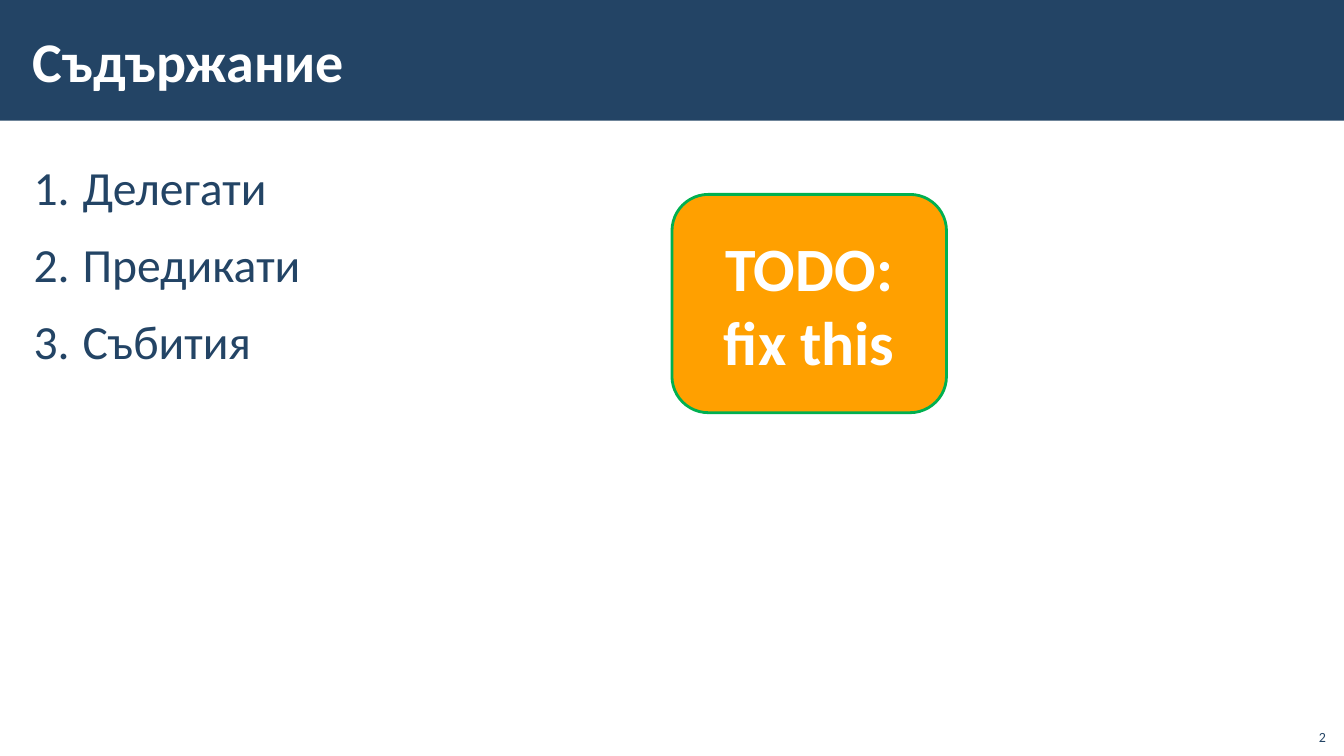
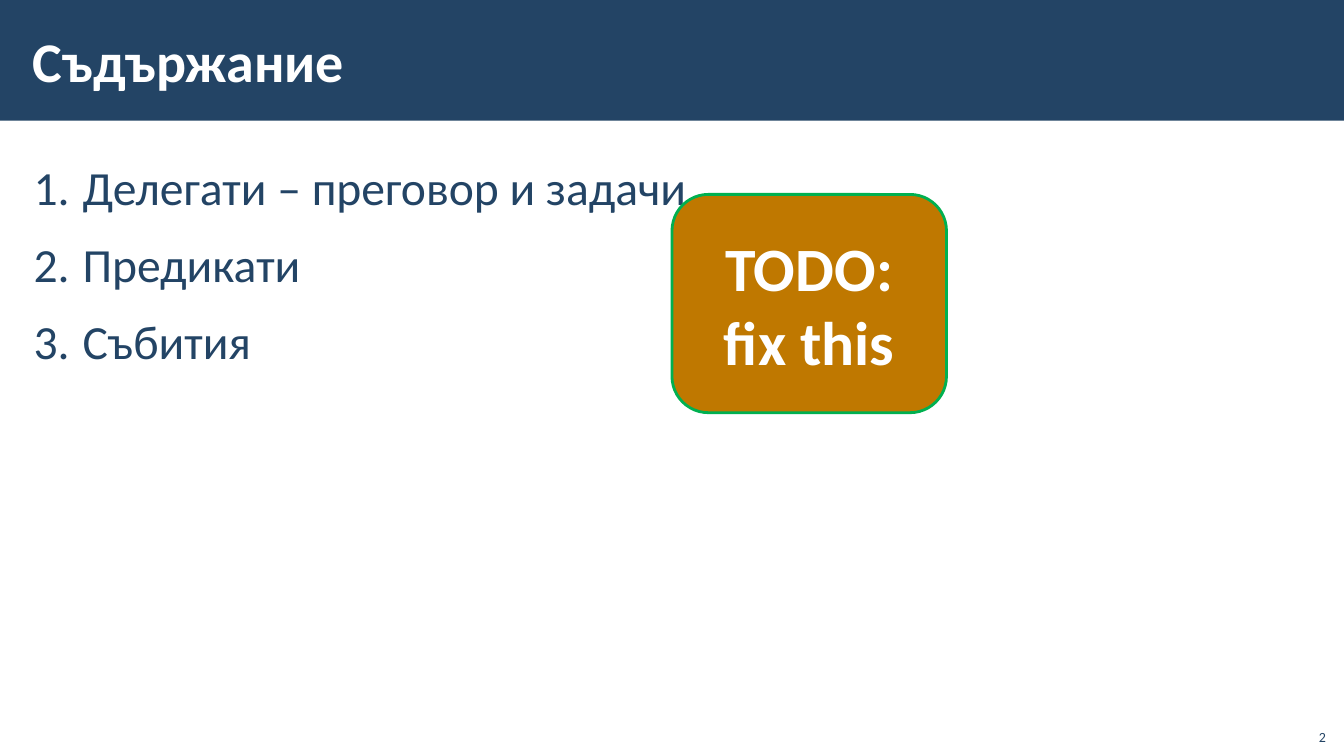
Before and after one commit to BG-IT-Edu/School-Programming, a slide deck: slide 2 of Courses/Software-Sciences/Module-1-OOP/12.2-Delegates-and-Events-Advanced/12.2-Delegates-and-Events-Advanced.pptx. Drawn at 1344x756 pixels with LibreOffice and Linux fonts; fonts in the diff are those of the drawing; background and template pictures are left out. Boxes give left, top, right and bottom in pixels: in the first picture for what was removed or moved away, otherwise in the second. Text is boxed around its words. In the diff, an @@ line names an element or a change of style, - is before the commit and + after.

```diff
--- a/Courses/Software-Sciences/Module-1-OOP/12.2-Delegates-and-Events-Advanced/12.2-Delegates-and-Events-Advanced.pptx
+++ b/Courses/Software-Sciences/Module-1-OOP/12.2-Delegates-and-Events-Advanced/12.2-Delegates-and-Events-Advanced.pptx
@@ text at <box>83,174,686,217</box>: text changed @@
-1. Делегати
+1. Делегати – преговор и задачи
@@ rounded rectangle "TODO: fix this" at <box>673,195,947,413</box>: fill #FFA000 to #BF7800 @@
```
Also in this commit, not shown: 21 other slides changed, 3 slides added, 3 slides removed, 1 other file.
